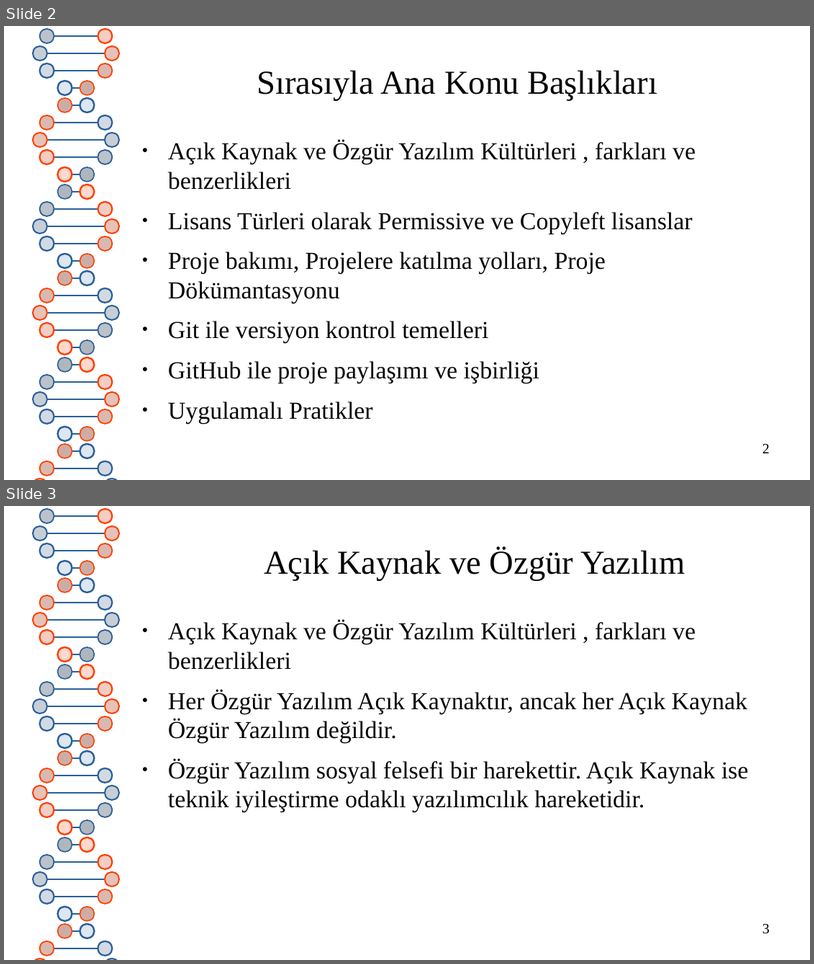
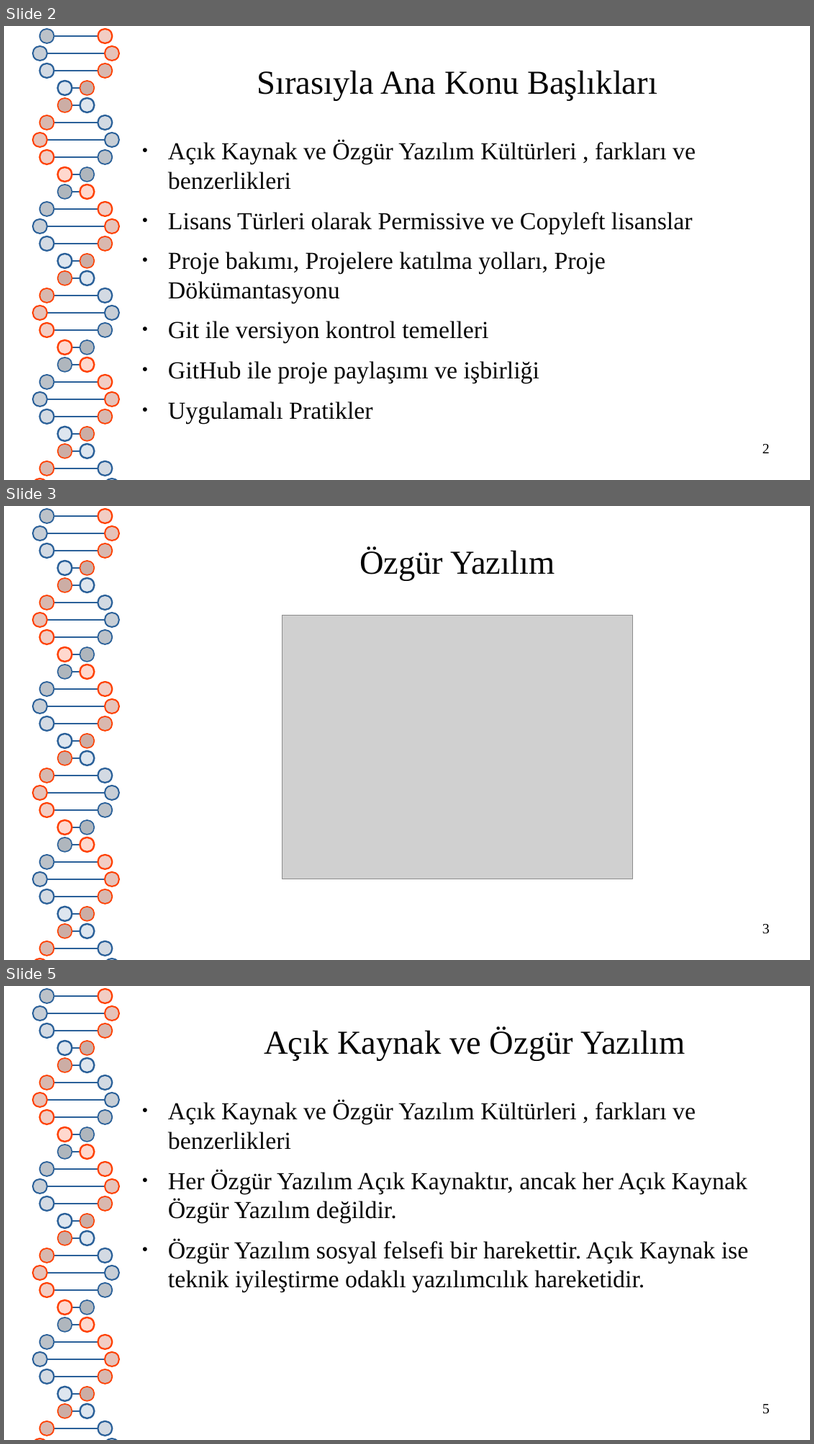
Before and after one commit to hwpplayer1/hacker-how-to, a slide deck: presentations/git_GitHub.odp. Shown one above the other, each under a label of ours: slides 2 and 3 before the commit, slides 2, 3 and 5 after it; the slides between them are not shown. The pictures are 814x964 and 814x1444 pixels, drawn with LibreOffice and Linux fonts; fonts in the diff are those of the drawing; grey boxes stand for pictures. Boxes give left, top, right and bottom in pixels: in the first picture for what was removed or moved away, otherwise in the second. Text is boxed around its words. In the diff, an @@ line names an element or a change of style, - is before the commit and + after.

```diff
--- a/presentations/git_GitHub.odp
+++ b/presentations/git_GitHub.odp
@@ slide 3 added at box(4, 506, 810, 960), background #FFFFFF; not listed: 80 template elements that a slide beside it also shows @@
@@ title added at box(360, 548, 555, 581), 33 pt, text #050505 @@
+Özgür Yazılım
@@ picture added at box(282, 615, 633, 879) @@
@@ page number added at box(763, 924, 770, 934), 14 pt, text #000000 @@
+3
@@ what was slide 3 is now slide 5 @@
@@ page number at box(763, 1404, 770, 1414): text changed @@
-3
+5
```
Also in this commit, not shown: 1 slide changed, 2 other slides added, 5 other files.
